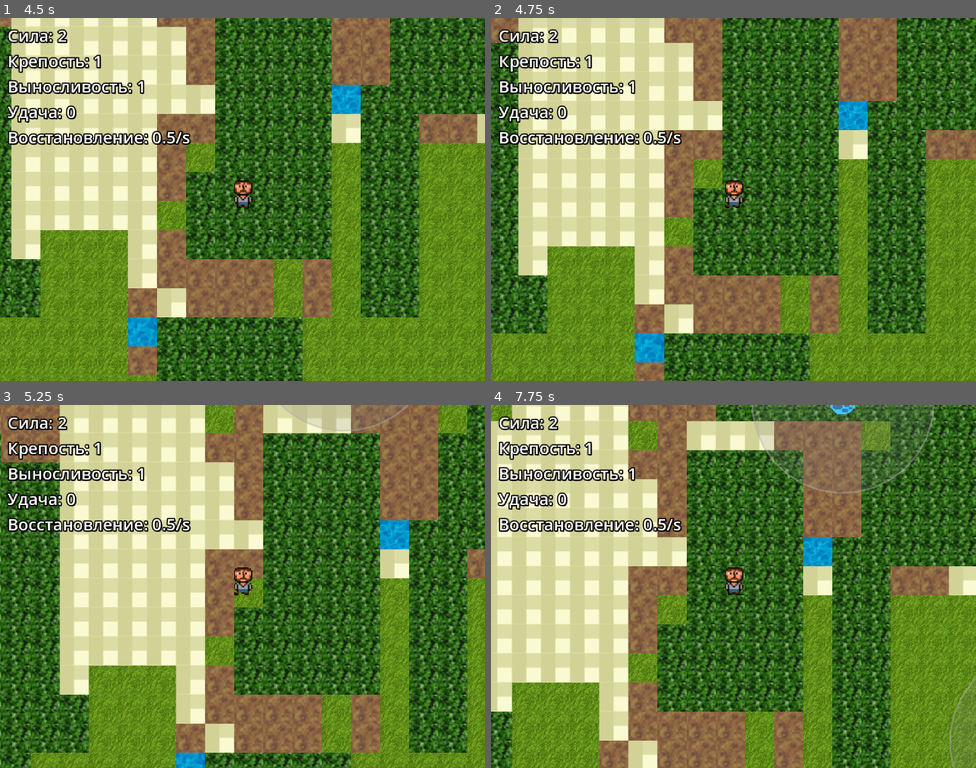
Above: before the commit, frames 1-4 (two rows, left to right).
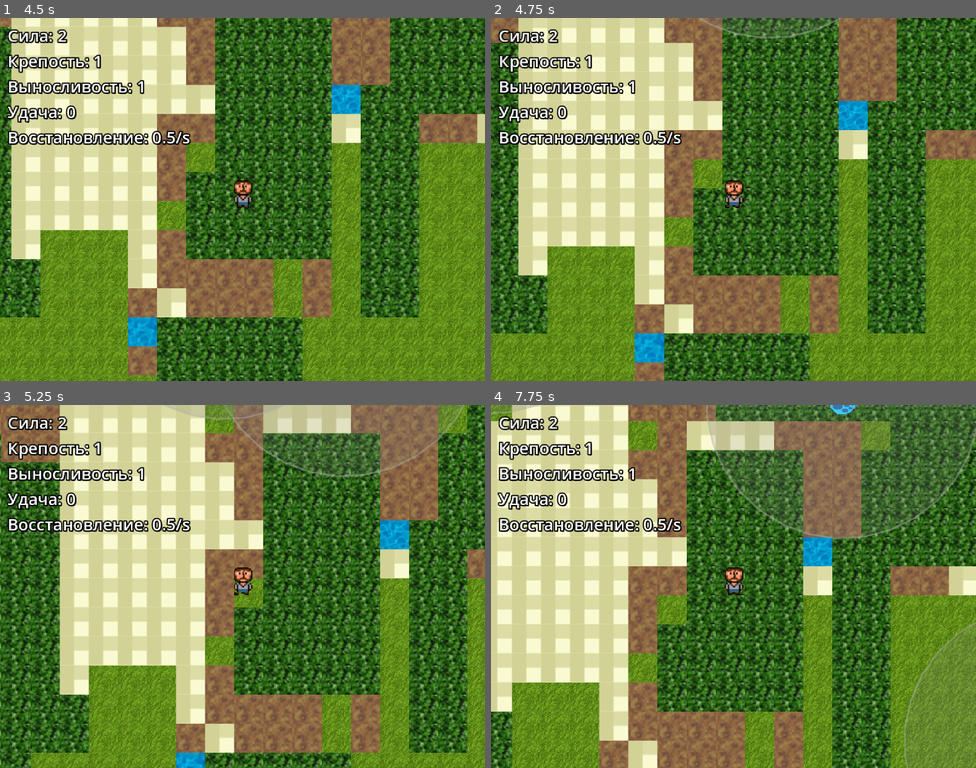
Above: after the commit, the same moments.

Repository: SergeyYan/zpg-hero-story
Game: Godot game, scene res://game/game.tscn
Same seed, same stepped clock (60 frames per second), same inputs: the game is played once before the commit and once after it.
Inputs:
- Up to frame 1 (4.5 s): click "+1" at 0.5 s; click "+1" at 1.25 s; click "+1" at 2 s; click "+1" at 2.75 s; click "Подтвердить" at 3.5 s; tap Enter (ui_accept) at 4.25 s
- Up to frame 2 (4.75 s): tap Enter (ui_accept) at 4.52 s
- Up to frame 3 (5.25 s): no input
- Up to frame 4 (7.75 s): tap Enter (ui_accept) at 5.27, 6.77, 7.52 s

Frame 1 is identical in both runs. In frame 2, 0.2% of the frame differs, in the area x 42-73%, y 0-6%; in frame 3, 0.6%; in frame 4, 1.0%, in the area x 0-100%, y 0-100%.

Commit message:
v0_035
🎮 Реализованные системы:
⚔️ Battle System
Пошаговые бои с тактикой

Критические удары через характеристику "Удача"

Цветные сообщения (красный - игрок, желтый - монстры)

Защита от отрицательного урона

📊 Система характеристик
Сила: увеличение урона

Крепость: увеличение защиты

Выносливость: здоровье + регенерация

Удача: шанс критического удара

🎯 Прогрессия монстров
Масштабирование под уровень игрока

Случайное распределение характеристик

Умный спавн вокруг игрока

⏰ Автораспределение характеристик
30-секундный таймер на ручное распределение

Полностью случайное автораспределение

Визуальный отсчет времени

🎨 Визуальные улучшения
Цветные сообщения в бою (BBCode)

Интуитивный интерфейс прокачки

Анимации получения опыта

Diff:
--- a/Menu/LevelUpMenu.gd
+++ b/Menu/LevelUpMenu.gd
@@ -14,21 +14,38 @@
 @onready var confirm_button: Button = $Panel/VBoxContainer/ConfirmButton
 @onready var luck_label: Label = $Panel/VBoxContainer/HBOXluck/LuckLable
 @onready var luck_button: Button = $Panel/VBoxContainer/HBOXluck/LuckButton
+@onready var timer_label: Label = $Panel/VBoxTimer/TimerLabel  # ← Новый лейбл для таймера
+@onready var auto_timer: Timer = $Panel/VBoxTimer/AutoDistributeTimer  # ← Новый таймер
 
 var player_stats: PlayerStats
 var available_points: int = 0
+var time_remaining: int = 30  # ← 30 секунд на выбор
 
 func _ready():
 	hide()
 	add_to_group("level_up_menu")
 
+	if auto_timer:
+		auto_timer.timeout.connect(_on_auto_timer_timeout)
+	else:
+		push_warning("AutoDistributeTimer not found!")
+
 func show_menu(player_stats_ref: PlayerStats, points: int):  # ← ДОЛЖНО БЫТЬ ТАК
 	print("=== MENU SHOW ===")
 	print("До паузы: ", get_tree().paused)
 
+
 	player_stats = player_stats_ref
 	available_points = points
+	time_remaining = 30  # ← СБРАСЫВАЕМ ТАЙМЕР
 	process_mode = Node.PROCESS_MODE_ALWAYS
+
+	# ← ЗАПУСКАЕМ ТАЙМЕР АВТОРАСПРЕДЕЛЕНИЯ
+	if auto_timer:
+		auto_timer.start(1.0)
+		update_timer_display()
+		if timer_label:
+			timer_label.visible = true
 
 	update_display()
 	show()
@@ -45,12 +62,72 @@
 		luck_label.text = "Удача: %d (%.1f%%)" % [player_stats.stats_system.luck, player_stats.stats_system.get_crit_chance() * 100]
 	points_label.text = "Очков: %d" % available_points
 
+	# ← ОБНОВЛЯЕМ ОТОБРАЖЕНИЕ ТАЙМЕРА
+	update_timer_display()
+
 	# Кнопки активны только если есть очки
 	strength_button.disabled = available_points <= 0
 	fortitude_button.disabled = available_points <= 0
 	endurance_button.disabled = available_points <= 0
 	luck_button.disabled = available_points <= 0  # ← Новая кнопка
 	confirm_button.disabled = available_points > 0
+
+
+# ← НОВАЯ ФУНКЦИЯ: ОБНОВЛЕНИЕ ТАЙМЕРА
+func update_timer_display():
+	if timer_label:
+		timer_label.text = "Автораспределение через: %d сек" % time_remaining
+		if time_remaining <= 10:
+			timer_label.modulate = Color(1, 0.5, 0.5)  # ← Краснеет при малом времени
+		else:
+			timer_label.modulate = Color(1, 1, 1)
+
+# ← НОВАЯ ФУНКЦИЯ: ТАЙМЕР АВТОРАСПРЕДЕЛЕНИЯ
+func _on_auto_timer_timeout():
+	time_remaining -= 1
+	update_timer_display()
+
+	if time_remaining <= 0:
+		print("Время вышло! Автораспределение характеристик...")
+		auto_distribute_points()
+		_on_confirm_button_pressed()  # ← Автоподтверждение
+
+# ← НОВАЯ ФУНКЦИЯ: АВТОМАТИЧЕСКОЕ РАСПРЕДЕЛЕНИЕ
+func auto_distribute_points():
+	if available_points <= 0:
+		return
+
+	print("Автоматическое случайное распределение ", available_points, " очков...")
+
+	# СТРАТЕГИЯ: Выносливость → Сила → Крепость → Удача (по кругу)
+	var stats_to_upgrade = ["endurance", "strength", "fortitude", "luck"]
+	var current_stat_index = 0
+
+	# ← ПОЛНОСТЬЮ СЛУЧАЙНОЕ РАСПРЕДЕЛЕНИЕ
+	while available_points > 0:
+		var random_stat = randi() % 3  # 0-3
+
+		match random_stat:
+			0:
+				player_stats.increase_strength()
+				print("Авто: +1 к Силе (случайно)")
+			1:
+				player_stats.increase_fortitude()
+				print("Авто: +1 к Крепости (случайно)")
+			2:
+				player_stats.increase_endurance()
+				print("Авто: +1 к Выносливости (случайно)")
+			#3:
+			#	player_stats.increase_luck()
+			#	print("Авто: +1 к Удаче (случайно)")
+
+		available_points = player_stats.available_points
+		update_display()
+
+		# ← МАЛЕНЬКАЯ ПАУЗА ДЛЯ ВИЗУАЛЬНОГО ЭФФЕКТА
+		await get_tree().create_timer(0.1).timeout
+
+
 
 func _on_strength_button_pressed():
 	if available_points > 0:
@@ -80,6 +157,10 @@
 	print("=== MENU HIDE ===")
 	print("До снятия паузы: ", get_tree().paused)
 
+	# ← ОСТАНАВЛИВАЕМ ТАЙМЕР
+	if auto_timer:
+		auto_timer.stop()
+
 	player_stats.available_points = available_points
 	hide()
 	process_mode = Node.PROCESS_MODE_INHERIT
--- a/Menu/LevelUpMenu.tscn
+++ b/Menu/LevelUpMenu.tscn
@@ -77,6 +77,18 @@
 layout_mode = 2
 text = "Подтвердить"
 
+[node name="VBoxTimer" type="VBoxContainer" parent="Panel"]
+layout_mode = 0
+offset_left = 96.0
+offset_top = 264.0
+offset_right = 352.0
+offset_bottom = 304.0
+
+[node name="TimerLabel" type="Label" parent="Panel/VBoxTimer"]
+layout_mode = 2
+
+[node name="AutoDistributeTimer" type="Timer" parent="Panel/VBoxTimer"]
+
 [connection signal="pressed" from="Panel/VBoxContainer/HBOXstr/StrengthButton" to="." method="_on_strength_button_pressed"]
 [connection signal="pressed" from="Panel/VBoxContainer/HBOXfort/FortitudeButton" to="." method="_on_fortitude_button_pressed"]
 [connection signal="pressed" from="Panel/VBoxContainer/HBOXend/EnduranceButton" to="." method="_on_endurance_button_pressed"]
--- a/characters/MonsterStats.gd
+++ b/characters/MonsterStats.gd
@@ -89,7 +89,7 @@
 	stats_system.endurance = endurance
 	stats_system.luck = luck
 
-	exp_reward = 5 * (strength + fortitude + endurance + luck)
+	exp_reward = 5 * (strength + fortitude + endurance + luck) + (endurance * 5)
 	current_health = get_max_health()
 
 func _generate_random_stats():
@@ -119,7 +119,7 @@
 	stats_system.fortitude = fortitude
 	stats_system.endurance = endurance
 	stats_system.luck = luck
-	exp_reward = 10 * (strength + fortitude + endurance + luck)
+	exp_reward = 10 * (strength + fortitude + endurance + luck) + (endurance * 5)
 	current_health = get_max_health()
 
 func get_max_health() -> int: return stats_system.get_max_health()
--- a/characters/PlayerStats.gd
+++ b/characters/PlayerStats.gd
@@ -80,6 +80,12 @@
 	current_exp += amount
 	exp_gained.emit()  # ← Испускаем сигнал при получении опыта!
 	if current_exp >= exp_to_level:
+		# Запоминаем что нужно прокачаться, но ждем конца боя
+		print("Достигнут новый уровень, но ждем конца боя")
+		# Уровень будет вызван после боя
+
+func complete_level_up_after_battle():  # ← НОВАЯ ФУНКЦИЯ
+	if current_exp >= exp_to_level:
 		_level_up()
 
 func _level_up():
--- a/characters/monster.gd
+++ b/characters/monster.gd
@@ -3,7 +3,7 @@
 
 @export var speed := 85.0
 @export var change_dir_time := 3.5
-@export var aggro_range := 100.0
+@export var aggro_range := 150.0
 @export var show_aggro_radius := true
 
 # Ссылка на дочерний MonsterStats
--- a/characters/player.gd
+++ b/characters/player.gd
@@ -107,7 +107,7 @@
 
 		if _drying_timer >= _drying_delay:
 			_water_slowdown = 1.0
-			_drying_timer = -1.0
+			_drying_timer = -0.5
 			#print("Игрок полностью высох")
 
 	# ОТДЕЛЬНО управляем цветом
--- a/game/BattleSystem.gd
+++ b/game/BattleSystem.gd
@@ -17,41 +17,41 @@
 var is_player_turn: bool = true
 
 var player_attack_messages = [
-	"Герой нанес %d урона!",
-	"Герой с разбегу ударил на %d урона!",
-	"Герой на отмашь ударил на %d урона!",
-	"Герой нанес мощный удар на %d урона!",
-	"Герой бросил камень в голову на %d урона!",
-	"Герой упал на коленку врага и нанесли %d урона!",
-	"Герой плюнул прямо в бубен на %d урона!",
-	"Разящий удар героя в пах на %d урона!",
-	"Сокрушительный удар по самолюбию врага на %d урона!",
-	"Враг спотыкнулся и получил %d урона!"
+	"[color=#ff6b6b]Герой нанес ⚔️ %d урона![/color]",  # ← Красный
+	"[color=#ff6b6b]Герой с разбегу ударил на ⚔️ %d урона![/color]",
+	"[color=#ff6b6b]Герой на отмашь ударил на ⚔️ %d урона![/color]",
+	"[color=#ff6b6b]Герой нанес мощный удар на ⚔️ %d урона![/color]",
+	"[color=#ff6b6b]Герой бросил камень в голову на ⚔️ %d урона![/color]",
+	"[color=#ff6b6b]Герой упал на коленку врага и нанесли ⚔️ %d урона![/color]",
+	"[color=#ff6b6b]Герой плюнул прямо в бубен на ⚔️ %d урона![/color]",
+	"[color=#ff6b6b]Разящий удар героя в пах на ⚔️ %d урона![/color]",
+	"[color=#ff6b6b]Сокрушительный удар по самолюбию врага на ⚔️ %d урона![/color]",
+	"[color=#ff6b6b]Враг спотыкнулся и получил ⚔️ %d урона![/color]"
 ]
 
 var enemy_attack_messages = [
-	"%s нанес вам %d урона!",
-	"%s атакует и наносит %d урона!",
-	"%s бьет вас на %d урона!",
-	"Атака %sа в голову наносит %d урона!",
-	"%s царапает вас на %d урона!",
-	"%s кусает вас на %d урона!",
-	"Щелчок %sа наносит %d урона!",
-	"%s толкает вас на %d урона!",
-	"Бросок пыли %sа наносит %d урона!",
-	"%s прыгает вам на шею, нанесен %d урона пояснице!"
+	"[color=#ffd93d]%s нанес вам ⚔️ %d урона![/color]",  # ← Желтый
+	"[color=#ffd93d]%s атакует и наносит ⚔️ %d урона![/color]",
+	"[color=#ffd93d]%s бьет вас на ⚔️ %d урона![/color]",
+	"[color=#ffd93d]Атака %sа в голову наносит ⚔️ %d урона![/color]",
+	"[color=#ffd93d]%s царапает вас на ⚔️ %d урона![/color]",
+	"[color=#ffd93d]%s кусает вас на ⚔️ %d урона![/color]",
+	"[color=#ffd93d]Щелчок %sа наносит ⚔️ %d урона![/color]",
+	"[color=#ffd93d]%s толкает вас на ⚔️ %d урона![/color]",
+	"[color=#ffd93d]Бросок пыли %sа наносит ⚔️ %d урона![/color]",
+	"[color=#ffd93d]%s прыгает вам на шею, нанесен ⚔️ %d урона пояснице![/color]"
 ]
 
 var player_critical_messages = [
-	"🔥 ГЕРОЙ НАНОСИТ КРИТИЧЕСКИЙ УДАР! %d урона! 🔥",
-	"💥 ГЕРОЙ НАНОСИТ СМЕРТЕЛЬНЫЙ УДАР! %d урона! 💥",
-	"⭐ ГЕРОЙ ДЕЛАЕТ ИДЕАЛЬНЫЙ УДАР! %d урона! ⭐"
+	"[color=#ff0000][b]🔥 ГЕРОЙ НАНОСИТ КРИТИЧЕСКИЙ УДАР! %d урона! 🔥[/b][/color]",  # ← Красный + жирный
+	"[color=#ff0000][b]💥 ГЕРОЙ НАНОСИТ СМЕРТЕЛЬНЫЙ УДАР! %d урона! 💥[/b][/color]",
+	"[color=#ff0000][b]⭐ ГЕРОЙ ДЕЛАЕТ ИДЕАЛЬНЫЙ УДАР! %d урона! ⭐[/b][/color]"
 ]
 
 var enemy_critical_messages = [
-	"🔥 %s НАНОСИТ КРИТИЧЕСКИЙ УДАР! %d урона! 🔥",
-	"💥 %s НАНОСИТ СМЕРТЕЛЬНЫЙ УДАР! %d урона! 💥",
-	"⭐ %s ДЕЛАЕТ ИДЕАЛЬНЫЙ УДАР! %d урона! ⭐"
+	"[color=#ffcc00][b]🔥 %s НАНОСИТ КРИТИЧЕСКИЙ УДАР! %d урона! 🔥[/b][/color]",  # ← Желтый + жирный
+	"[color=#ffcc00][b]💥 %s НАНОСИТ СМЕРТЕЛЬНЫЙ УДАР! %d урона! 💥[/b][/color]",
+	"[color=#ffcc00][b]⭐ %s ДЕЛАЕТ ИДЕАЛЬНЫЙ УДАР! %d урона! ⭐[/b][/color]"
 ]
 
 
@@ -119,24 +119,24 @@
 	container.add_child(name_label)
 
 	var health_label = Label.new()
-	health_label.text = "HP: %d/%d" % [health, max_health]
+	health_label.text = "HP: %d/%d ❤️" % [health, max_health]
 	container.add_child(health_label)
 
 	# ПОКАЗЫВАЕМ РЕАЛЬНЫЕ ХАРАКТЕРИСТИКИ
 	var strength_label = Label.new()
-	strength_label.text = "Сила: %d" % strength
+	strength_label.text = "Сила: %d ⚔️" % strength
 	container.add_child(strength_label)
 
 	var fortitude_label = Label.new()
-	fortitude_label.text = "Крепость: %d" % fortitude
+	fortitude_label.text = "Крепость: %d 🛡️" % fortitude
 	container.add_child(fortitude_label)
 
 	var endurance_label = Label.new()
-	endurance_label.text = "Выносливость: %d" % endurance
+	endurance_label.text = "Выносливость: %d 💪" % endurance
 	container.add_child(endurance_label)
 
 	var luck_label = Label.new()
-	luck_label.text = "Удача: %d" % luck
+	luck_label.text = "Удача: %d 🎲" % luck
 	container.add_child(luck_label)
 
 func _on_timer_timeout():
@@ -183,6 +183,7 @@
 
 	if randf() < crit_chance:
 		var critical_damage = int((base_damage * PLAYER_CRITICAL_MULTIPLIER) - enemy_defense)
+		critical_damage = max(1, critical_damage)
 		var message = get_random_attack_message(player_critical_messages) % critical_damage
 		battle_log.text += message + "\n"
 		current_enemy_stats.take_damage(critical_damage)
@@ -205,6 +206,7 @@
 
 	if randf() < crit_chance:
 		var critical_damage = int((base_damage * ENEMY_CRITICAL_MULTIPLIER) - player_defense)
+		critical_damage = max(1, critical_damage)
 		var message = get_random_attack_message(enemy_critical_messages) % [current_enemy_stats.enemy_name, critical_damage]
 		battle_log.text += message + "\n"
 		player_stats_instance.take_damage(critical_damage)
@@ -218,28 +220,23 @@
 	if victory and current_enemy_stats:
 		var exp_gained = current_enemy_stats.exp_reward
 		player_stats_instance.add_exp(exp_gained)
-		battle_log.text += "Победа! Получено %d опыта.\n" % exp_gained
+		battle_log.text += "[color=#00ff00]Победа! Получено %d опыта.[/color]\n" % exp_gained
 
 		if is_instance_valid(current_enemy):
 			current_enemy.queue_free()
 	else:
-		battle_log.text += "Вы проиграли...\n"
+		battle_log.text += "[color=#ff0000]Вы проиграли...[/color]\n"
 
 	timer.stop()
+
+	# ← ДОБАВЛЯЕМ ТАЙМЕР ПАУЗЫ ДЛЯ ЧТЕНИЯ
+	await get_tree().create_timer(2.5).timeout
+
+	# ← ВЫЗЫВАЕМ ПРОКАЧКУ ПОСЛЕ БОЯ
+	if victory and player_stats_instance:
+		player_stats_instance.complete_level_up_after_battle()
+
+	hide()
 	battle_ended.emit(victory)
-
-	# ВАЖНО: НЕ снимаем паузу если началась прокачка уровня!
-	# Паузу будет управлять LevelUpMenu
-	if not player_stats_instance.current_health <= 0:
-		# Только если игрок не умер И не началась прокачка
-		var player_stats = get_tree().get_first_node_in_group("player_stats")
-		if player_stats and player_stats.available_points <= 0:  # ← Проверяем что нет очков для прокачки
-			get_tree().paused = false
-			print("Бой завершен, пауза снята")
-		else:
-			print("Бой завершен, пауза остается для прокачки")
-
-	hide()
-
 	current_enemy = null
 	current_enemy_stats = null
--- a/game/BattleSystem.tscn
+++ b/game/BattleSystem.tscn
@@ -27,6 +27,7 @@
 theme_override_constants/table_v_separation = 10
 theme_override_constants/table_h_separation = 10
 theme_override_constants/shadow_outline_size = 5
+bbcode_enabled = true
 scroll_active = false
 scroll_following = true
 tab_size = 2
@@ -62,6 +63,7 @@
 
 [node name="EnemyStats" type="VBoxContainer" parent="StatsMonster"]
 self_modulate = Color(0, 0, 0, 1)
+layout_mode = 0
 offset_left = 8.0
 offset_top = 8.0
 offset_right = 200.0
--- a/game/Game.gd
+++ b/game/Game.gd
@@ -41,6 +41,25 @@
 		print("Сигнал level_up подключен")
 	else:
 		print("PlayerStats не найден для подключения level_up")
+
+	var battle_system = get_tree().get_first_node_in_group("battle_system")
+	if battle_system:
+		battle_system.battle_ended.connect(_on_battle_ended)
+
+
+func _on_battle_ended(victory: bool):
+	print("Бой завершен, результат: ", victory)
+
+	# ← ДАЕМ ВРЕМЯ LevelUpMenu ОТКРЫТЬСЯ через сигнал level_up
+	await get_tree().create_timer(0.1).timeout  # ← Маленькая задержка
+
+	# ← ТЕПЕРЬ проверяем очки после того как level_up отработал
+	var player_stats = get_tree().get_first_node_in_group("player_stats")
+	if player_stats and player_stats.available_points <= 0:
+		get_tree().paused = false
+		print("Пауза снята - нет очков для прокачки")
+	else:
+		print("Пауза остается - есть очки для прокачки")
 
 
 func _on_new_game_pressed():
Not shown, changed: export_presets.cfg
